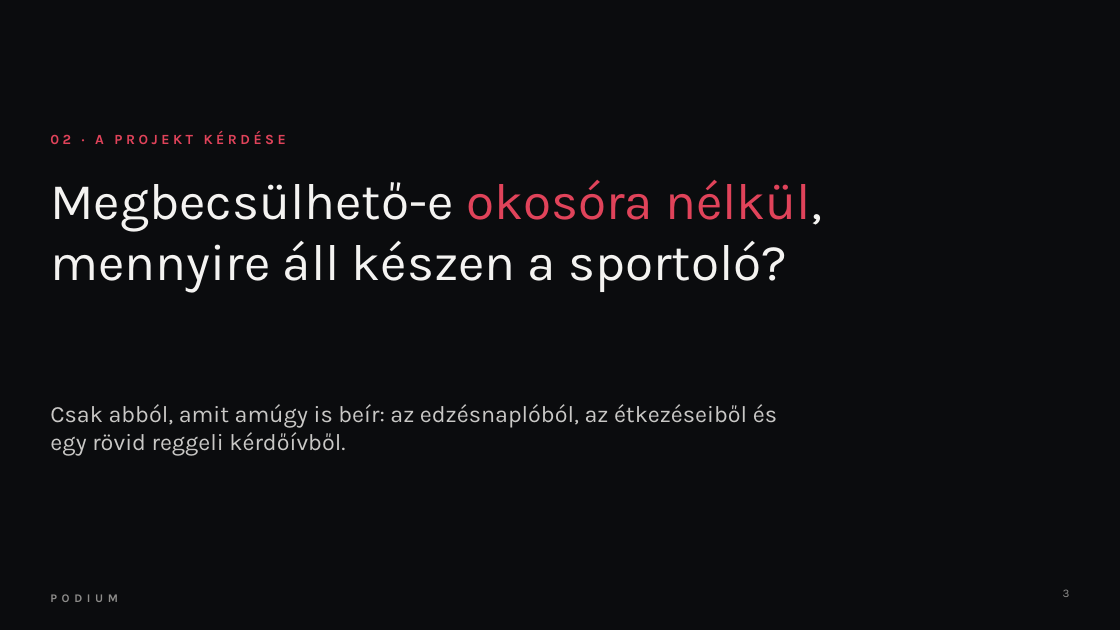
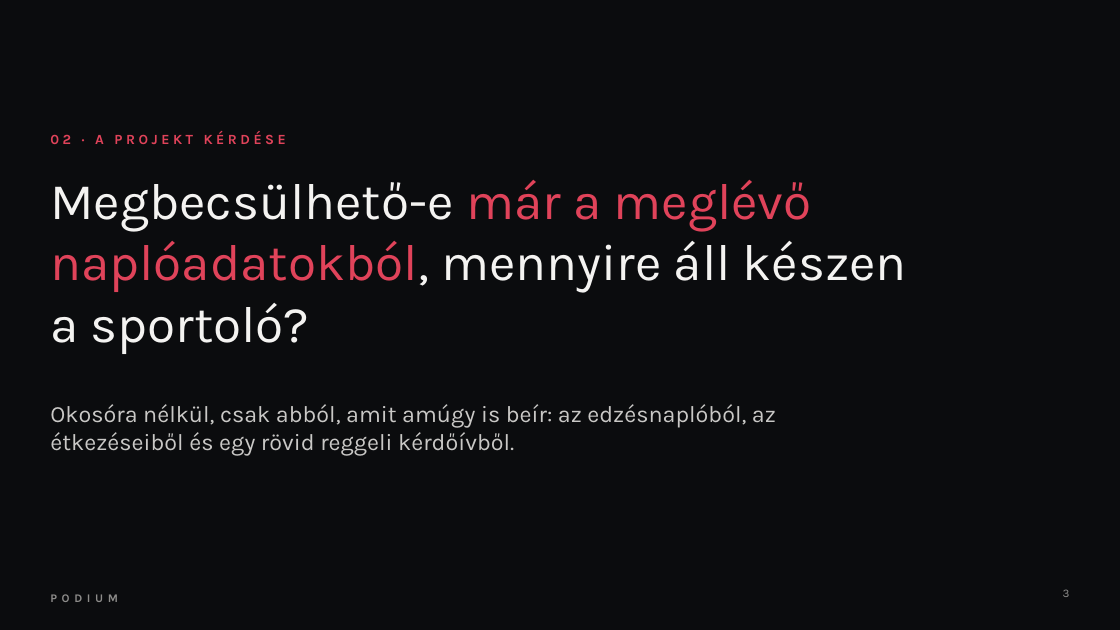
Before and after one commit to almateszem/repo, a slide deck: slide 3 of Prezentacio/Podium-bemutato.pptx. Drawn at 1120x630 pixels with LibreOffice and Linux fonts; fonts in the diff are those of the drawing; background and template pictures are left out. Boxes give left, top, right and bottom in pixels: in the first picture for what was removed or moved away, otherwise in the second. Text is boxed around its words. In the diff, an @@ line names an element or a change of style, - is before the commit and + after.

Commit message:
Prezentáció: okosóra mint későbbi kiegészítés, nem ellentét (1., 2., 3., 14., 15. dia és előadás-szöveg)

```diff
--- a/Prezentacio/Podium-bemutato.pptx
+++ b/Prezentacio/Podium-bemutato.pptx
@@ title at (x1=50, y1=180, x2=907, y2=354): text changed @@
-Megbecsülhető-e okosóra nélkül, mennyire áll készen a sportoló?
+Megbecsülhető-e már a meglévő naplóadatokból, mennyire áll készen a sportoló?
@@ text at (x1=50, y1=404, x2=776, y2=455): text changed @@
-Csak abból, amit amúgy is beír: az edzésnaplóból, az étkezéseiből és egy rövid reggeli kérdőívből.
+Okosóra nélkül, csak abból, amit amúgy is beír: az edzésnaplóból, az étkezéseiből és egy rövid reggeli kérdőívből.
```
Also in this commit, not shown: 5 other slides changed, 1 other file.
